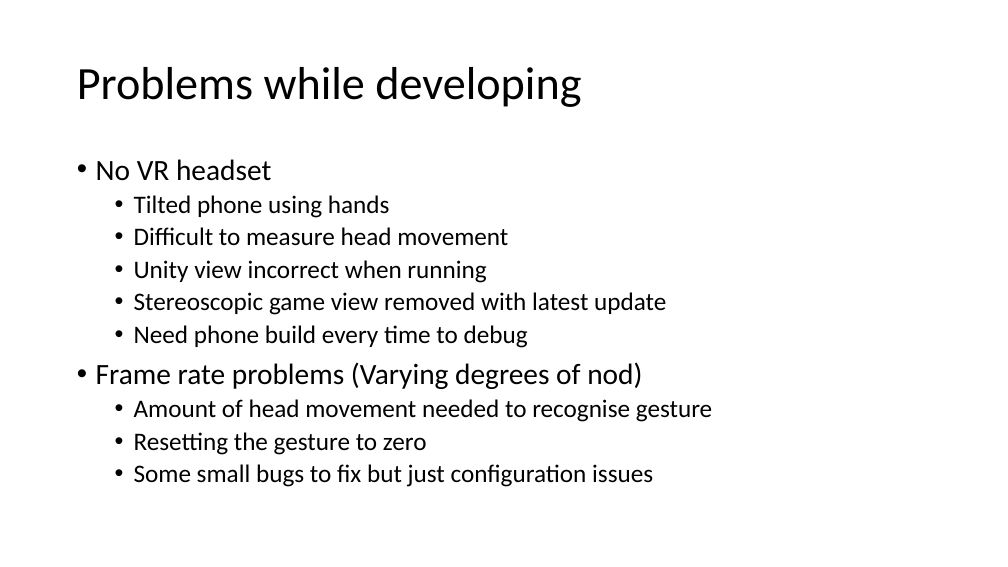
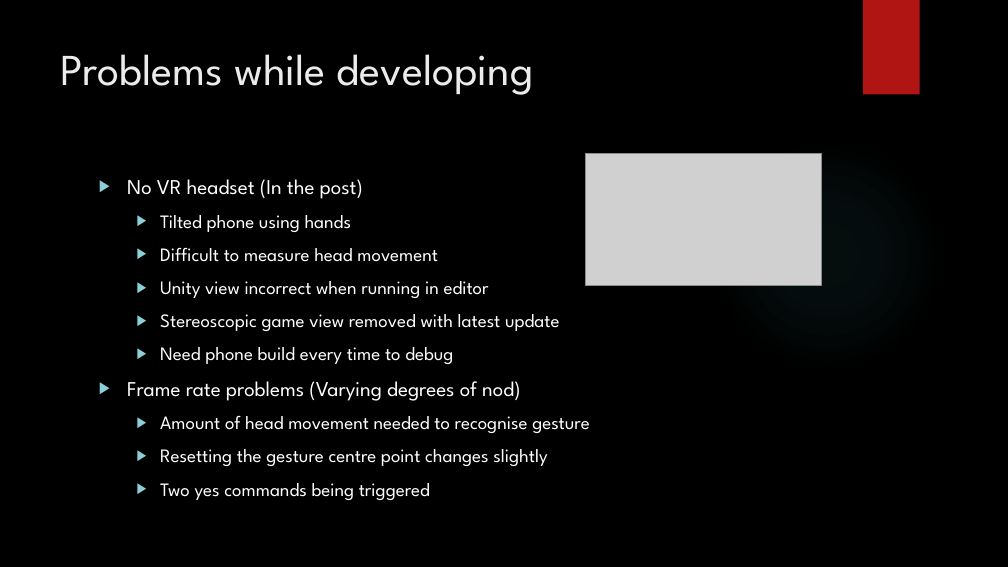
Before and after one commit to kevgleeson78/Gesture-Based-UI-Project, a slide deck: slide 6 of Presentation/New Microsoft PowerPoint Presentation.pptx. Drawn at 1008x567 pixels with LibreOffice and Linux fonts; fonts in the diff are those of the drawing; grey boxes stand for pictures; background and template pictures are left out. Boxes give left, top, right and bottom in pixels: in the first picture for what was removed or moved away, otherwise in the second. Text is boxed around its words. In the diff, an @@ line names an element or a change of style, - is before the commit and + after.

Commit message:
update of power point

```diff
--- a/Presentation/New Microsoft PowerPoint Presentation.pptx
+++ b/Presentation/New Microsoft PowerPoint Presentation.pptx
@@ background #FFFFFF to picture (left out) @@
@@ rectangle added at bbox=[863, 0, 920, 95], fill #B01513 @@
@@ title "Problems while developing": place and size @@
-title "Problems while developing" at bbox=[77, 67, 581, 107]
+title "Problems while developing" at bbox=[61, 54, 534, 95]
@@ title "Problems while developing" at bbox=[61, 54, 534, 95]: size 44 to 42 pt, font Calibri to League Spartan, text colour #000000 to #EBEBEB; line spacing 0.9 to 1; vertical alignment middle to top @@
@@ ellipse added at bbox=[712, 138, 944, 371], fill gradient #50B9C1 @@
@@ text "No VR headset (In the ...": place and size @@
-text "No VR headset (In the ..." at bbox=[96, 159, 712, 487]
+text "No VR headset (In the ..." at bbox=[127, 179, 589, 500]
@@ text at bbox=[127, 179, 363, 199]: text changed; size 28 to 20 pt; font Calibri to League Spartan; text colour #000000 to #FFFFFF @@
-• No VR headset
+▶ No VR headset (In the post)
@@ picture added at bbox=[585, 154, 821, 286] @@
@@ text at bbox=[127, 215, 589, 433]: size 24 to 18 pt in "Tilted phone using hands", "Difficult to measure head movement", "Stereoscopic game view removed with latest update", "Need phone build every time to debug" and 1 more places; font Calibri to League Spartan, text colour #000000 to #FFFFFF in "Tilted phone using hands", "Difficult to measure head movement", "Stereoscopic game view removed with latest update", "Need phone build every time to debug" and 2 more places; size 28 to 20 pt in "Frame rate problems (Varying degrees of nod)"; bullet • to ▶; line spacing 0.9 to 1; more space between paragraphs @@
@@ text at bbox=[160, 281, 489, 298]: text changed; size 24 to 18 pt; font Calibri to League Spartan; text colour #000000 to #FFFFFF @@
-  • Unity view incorrect when running
+  ▶ Unity view incorrect when running in editor
@@ text at bbox=[160, 449, 547, 500]: text changed; size 24 to 18 pt; font Calibri to League Spartan; text colour #000000 to #FFFFFF @@
-  • Resetting the gesture to zero
-  • Some small bugs to fix but just configuration issues
+  ▶ Resetting the gesture centre point changes slightly
+  ▶ Two yes commands being triggered
```
Also in this commit, not shown: 7 other slides changed, 1 slide removed, 1 other file.
